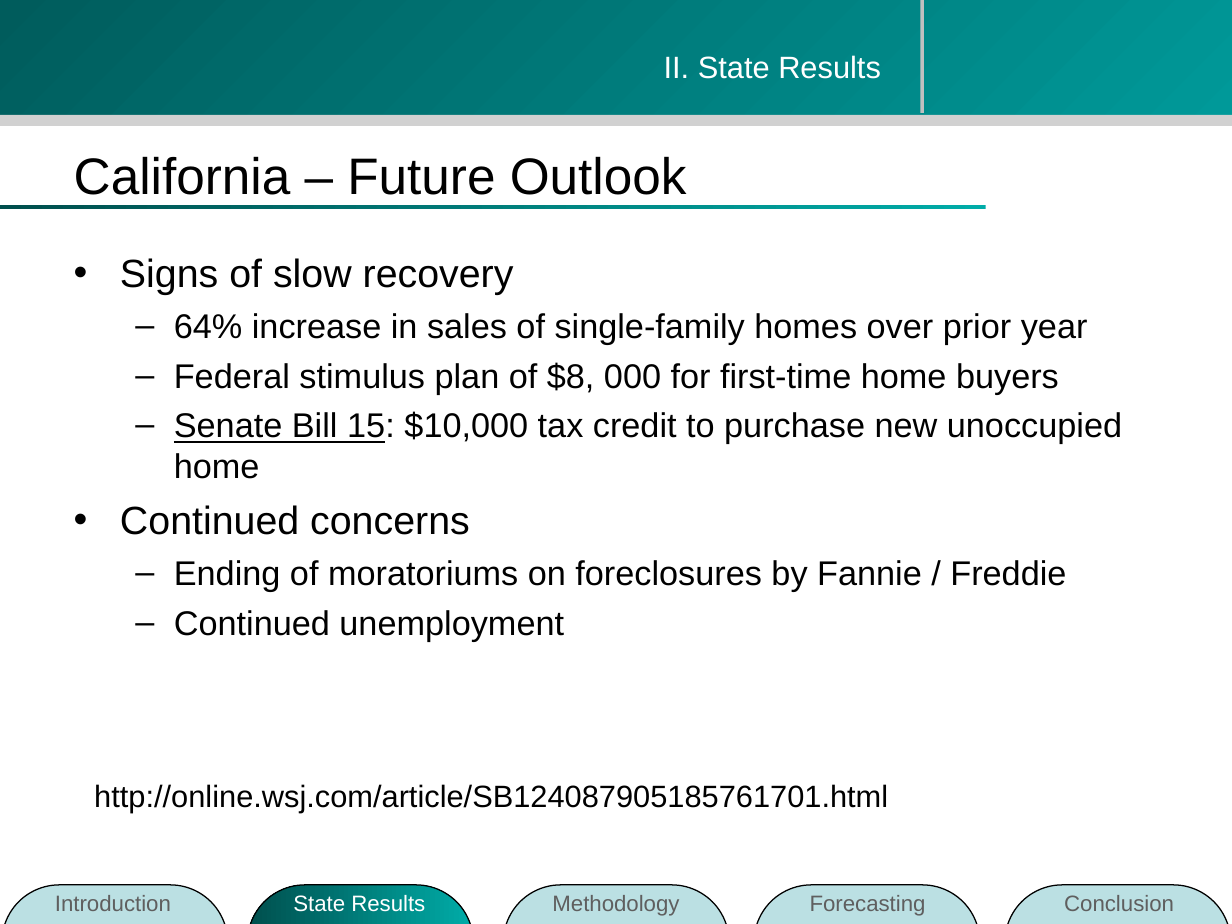
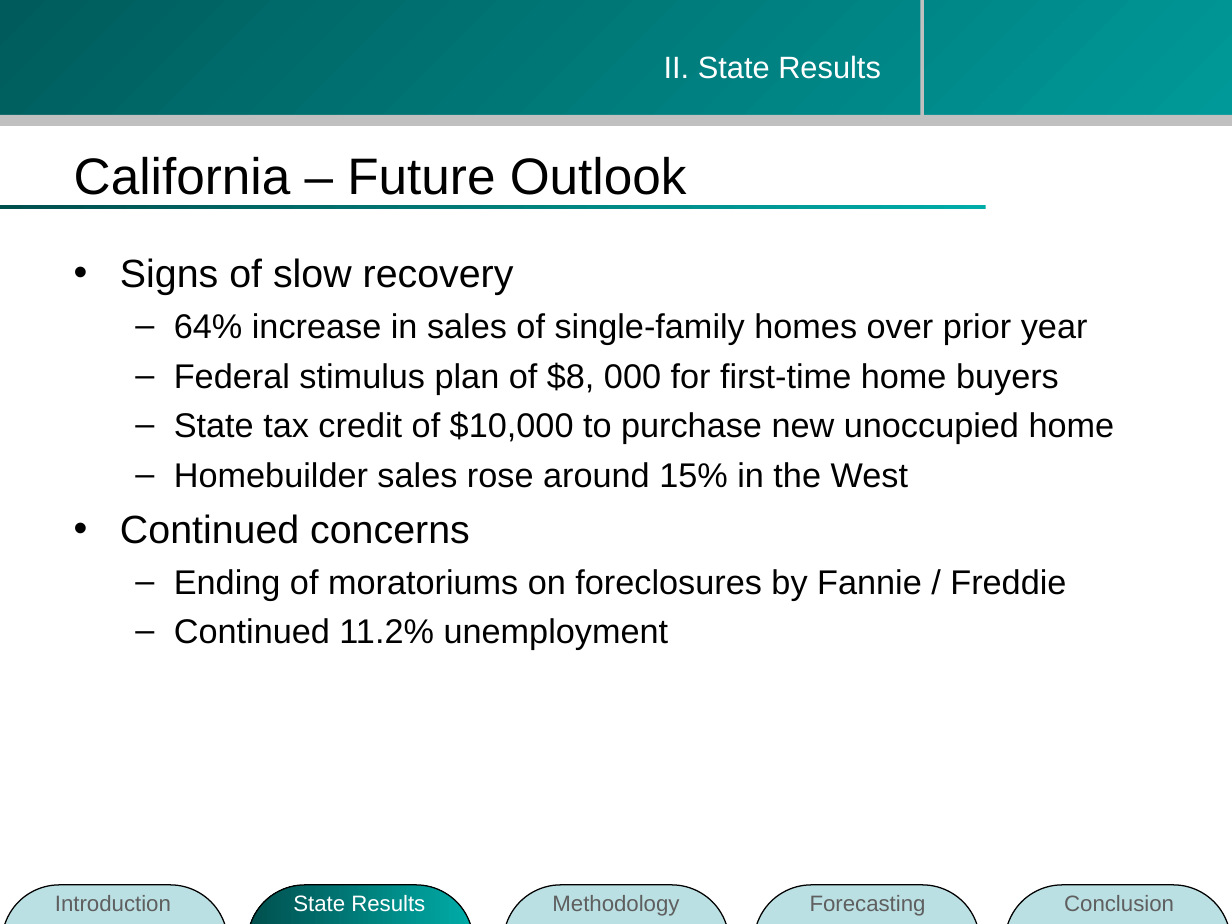
Before and after one commit to zhouzhenghui/svnrepository, a slide deck: slide 16 of SVNRepository/Presentation/M.Eng Final Presentation-take2.ppt. Drawn at 1232x924 pixels with LibreOffice and Linux fonts; fonts in the diff are those of the drawing; background and template pictures are left out. Boxes give left, top, right and bottom in pixels: in the first picture for what was removed or moved away, otherwise in the second. Text is boxed around its words. In the diff, an @@ line names an element or a change of style, - is before the commit and + after.

```diff
--- a/SVNRepository/Presentation/M.Eng Final Presentation-take2.ppt
+++ b/SVNRepository/Presentation/M.Eng Final Presentation-take2.ppt
@@ line moved from (922, 0) - (922, 113) to (922, 0) - (922, 123) @@
@@ rectangle at (0, 115, 1232, 126): fill #D1D1D1 to #C0C0C0 @@
@@ text at (174, 411, 1115, 488): text changed @@
-  – Senate Bill 15: $10,000 tax credit to purchase new unoccupied home
+  – State tax credit of $10,000 to purchase new unoccupied home
+  – Homebuilder sales rose around 15% in the West
@@ text at (174, 618, 669, 650): text changed @@
-  – Continued unemployment
+  – Continued 11.2% unemployment
@@ text removed at (94, 784, 888, 812) @@
-http://online.wsj.com/article/SB124087905185761701.html
```
Also in this commit, not shown: 36 other slides changed, 2 slides added, 2 slides removed.
